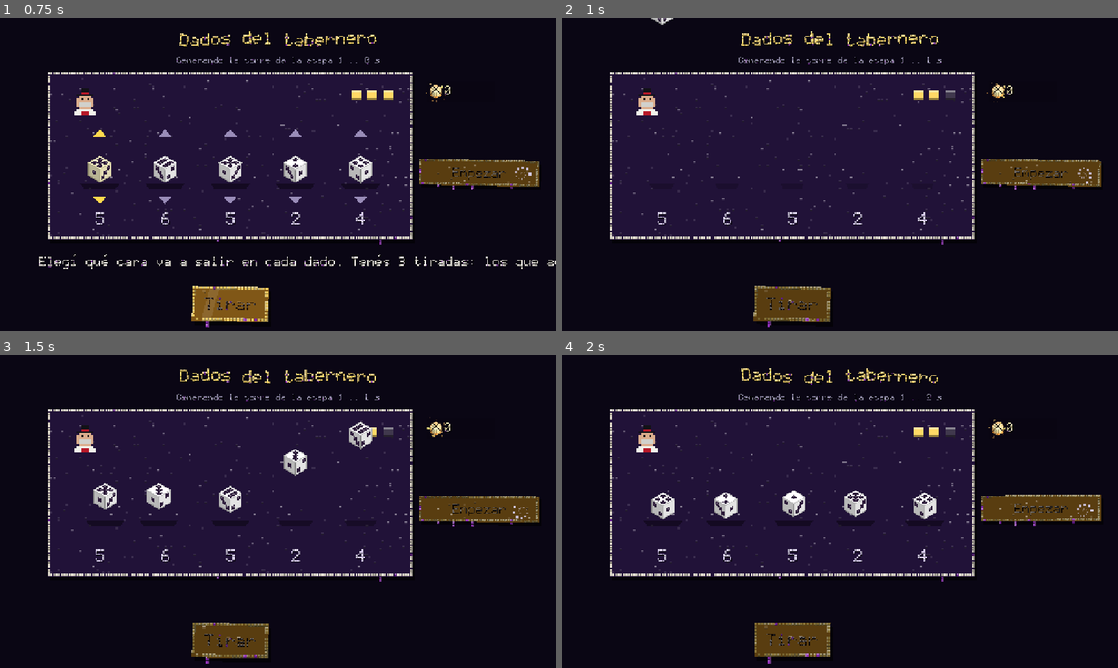
Above: before the commit, frames 1-4 (two rows, left to right).
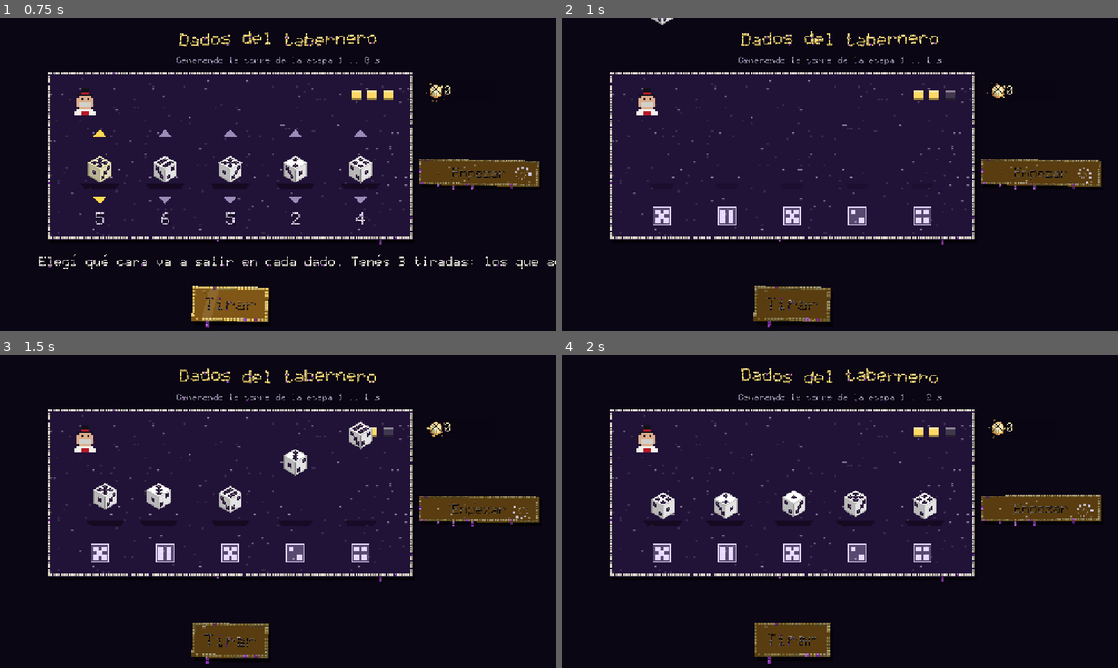
Above: after the commit, the same moments.

Repository: dante-sinesi/lucid-stakes
Game: Godot game, scene res://scenes/main.tscn
Same seed, same stepped clock (60 frames per second), same inputs: the game is played once before the commit and once after it.
Inputs (mouse positions are in pixels of both pictures, inside the frame that each line leads up to):
- Up to frame 1 (0.75 s): tap Enter at 0.5, 0.6 s; move the mouse to (400, 158) at 0.52 s; hold D from 0.53 s (still down); click (400, 158) at 0.67 s
- Up to frame 2 (1 s): keep holding D; tap Space at 0.77 s
- Up to frame 3 (1.5 s): release D at 1.25 s; drag from (22, 486) to (250, 574) at 1.27 s
- Up to frame 4 (2 s): no input

Frame 1 is identical in both runs. In frame 2, 1.0% of the frame differs, in the area x 16-67%, y 60-67%; in frame 3, 1.0%; in frame 4, 1.0%.

Commit message:
Dados: la predicción se ve como un dadito debajo de cada dado

Diff:
--- a/scripts/dice_game.gd
+++ b/scripts/dice_game.gd
@@ -642,14 +642,20 @@
 		var arrow := Color(1.0, 0.85, 0.3) if i == selected else Color(0.6, 0.55, 0.72)
 		draw_colored_polygon(PackedVector2Array([c + Vector2(-16, -66), c + Vector2(16, -66), c + Vector2(0, -84)]), arrow)
 		draw_colored_polygon(PackedVector2Array([c + Vector2(-16, 70), c + Vector2(16, 70), c + Vector2(0, 88)]), arrow)
-	var pick_text := str(picks[i])
-	var l: Dictionary = VFont.layout([pick_text])
-	var cs := 4.0
-	var tsize := Vector2(l.size) * cs
 	var col := Color(0.9, 0.85, 1.0)
 	if is_revealed:
 		col = Color(0.6, 1.0, 0.7) if hit else Color(1.0, 0.6, 0.6)
-	Draw.text_cells(self, c + Vector2(-tsize.x * 0.5, 100.0), l.cells, l.size.y, cs, col, 0.0, i, true)
+	if picking or phase == Phase.IDLE:   # mientras se elige, el número de la cara pedida
+		var l: Dictionary = VFont.layout([str(picks[i])])
+		var cs := 4.0
+		var tsize := Vector2(l.size) * cs
+		Draw.text_cells(self, c + Vector2(-tsize.x * 0.5, 100.0), l.cells, l.size.y, cs, col, 0.0, i, true)
+	else:   # después, la predicción como un dadito debajo (verde si acertó, rojo si falló), para no olvidar qué se pidió
+		var m := 40.0
+		var top_left := c + Vector2(-m * 0.5, 96.0)
+		draw_rect(Rect2(top_left, Vector2(m, m)), Color(col, 0.28))
+		draw_rect(Rect2(top_left, Vector2(m, m)), col, false, 2.0)
+		_pips(top_left, Vector2(m, 0), Vector2(0, m), picks[i], col)
 
 
 ## ¿El dado `i` ya muestra su resultado? (los ocultos ruedan; al volver a tirar, los retenidos siguen a la vista)
